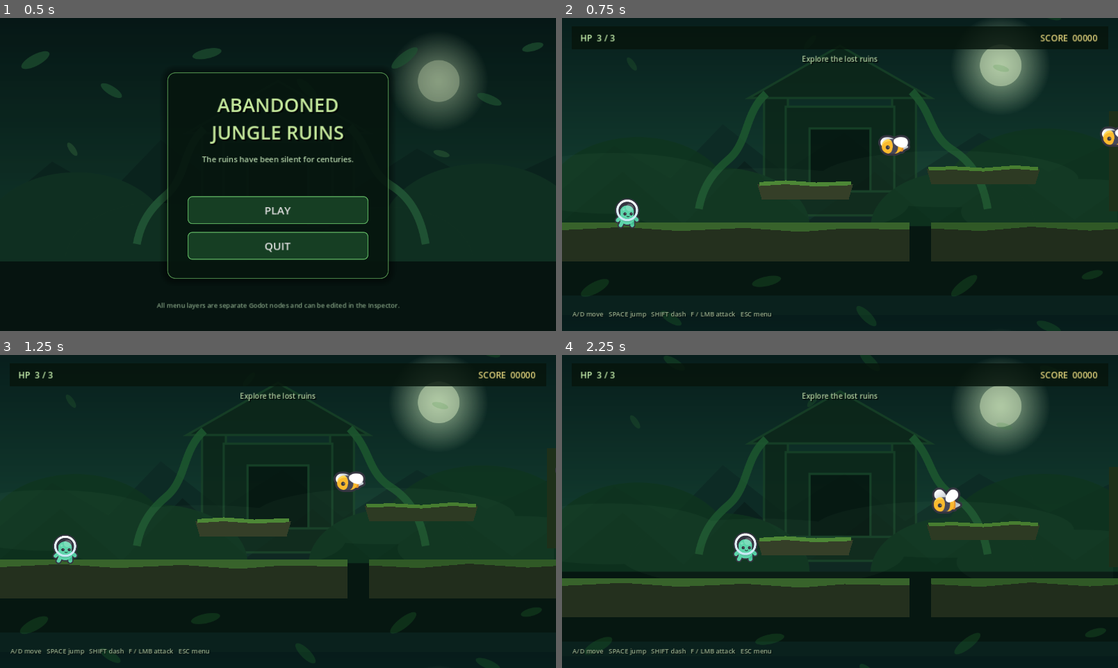
Above: before the commit, frames 1-4 (two rows, left to right).
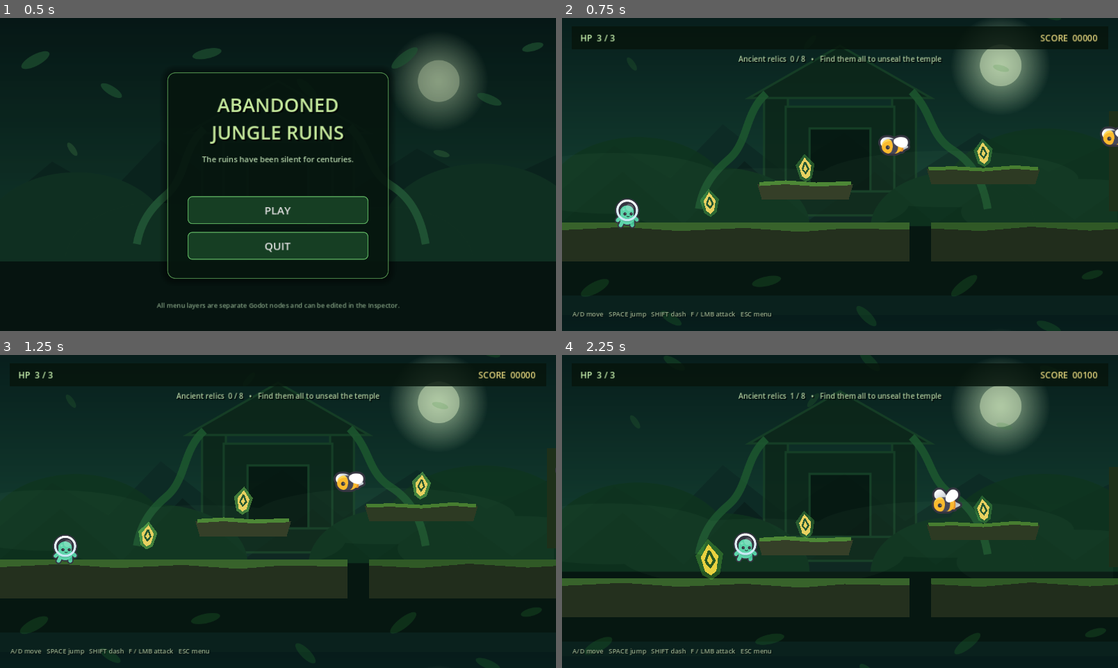
Above: after the commit, the same moments.

Repository: PlanBan/PlanBan
Game: Godot game, scene res://scenes/menu/MainMenu.tscn
Two runs of this game, one before a commit and one after it. Both use one fixed random seed, a clock stepped at 60 frames per second and the inputs below.
Inputs:
- Up to frame 1 (0.5 s): no input
- Up to frame 2 (0.75 s): click "PLAY" at 0.5 s
- Up to frame 3 (1.25 s): no input
- Up to frame 4 (2.25 s): hold D (move_right) from 1.28 s (still down); tap F (attack) at 1.35 s; tap Space (jump) at 1.52 s; tap Shift (dash) at 2.1 s

Frame 1 is identical in both runs. In frame 2, 1.1% of the frame differs, in the area x 24-78%, y 12-64%; in frame 3, 1.1%; in frame 4, 1.3%, in the area x 24-95%, y 5-72%.
Error before the commit: Invalid access to property or key 'entered' on a base object of type 'null instance'. (res://scripts/jungle_level.gd:36)

Commit message:
Place relic objective and temple exit in jungle level

Diff:
--- a/AbandonedJungleGame/game/scenes/levels/JungleLevel.tscn
+++ b/AbandonedJungleGame/game/scenes/levels/JungleLevel.tscn
@@ -1,5 +1,4 @@
-[gd_scene load_steps=17 format=3]
-
+[gd_scene load_steps=19 format=3]
 [ext_resource type="Script" path="res://scripts/jungle_level.gd" id="1_level"]
 [ext_resource type="PackedScene" path="res://scenes/player/Player.tscn" id="2_player"]
 [ext_resource type="PackedScene" path="res://scenes/enemies/BeeEnemy.tscn" id="3_bee"]
@@ -7,7 +6,8 @@
 [ext_resource type="Texture2D" path="res://assets/environment/menu_ruins_mid.svg" id="5_ruins"]
 [ext_resource type="Texture2D" path="res://assets/environment/menu_mist.svg" id="6_mist"]
 [ext_resource type="Texture2D" path="res://assets/environment/menu_leaves.svg" id="7_leaves"]
-
+[ext_resource type="PackedScene" path="res://scenes/props/Relic.tscn" id="8_relic"]
+[ext_resource type="PackedScene" path="res://scenes/props/ExitTemple.tscn" id="9_exit"]
 [sub_resource type="RectangleShape2D" id="Ground800"]
 size = Vector2(800, 90)
 [sub_resource type="RectangleShape2D" id="Ground650"]
@@ -26,61 +26,46 @@
 size = Vector2(300, 34)
 [sub_resource type="RectangleShape2D" id="PillarShape"]
 size = Vector2(76, 150)
-
 [node name="JungleLevel" type="Node2D"]
 script = ExtResource("1_level")
-
 [node name="WorldBackground" type="Node2D" parent="."]
 z_index = -20
-
 [node name="Far" type="Parallax2D" parent="WorldBackground"]
 repeat_size = Vector2(1280, 720)
 scroll_scale = Vector2(0.2, 0.2)
-
 [node name="Image" type="Sprite2D" parent="WorldBackground/Far"]
 texture = ExtResource("4_far")
 position = Vector2(640, 360)
-
 [node name="Ruins" type="Parallax2D" parent="WorldBackground"]
 repeat_size = Vector2(1280, 720)
 scroll_scale = Vector2(0.45, 0.45)
-
 [node name="Image" type="Sprite2D" parent="WorldBackground/Ruins"]
 texture = ExtResource("5_ruins")
 position = Vector2(640, 360)
 modulate = Color(0.75, 0.88, 0.72, 0.8)
-
 [node name="Mist" type="Parallax2D" parent="WorldBackground"]
 repeat_size = Vector2(1280, 720)
 scroll_scale = Vector2(0.72, 0.72)
 autoscroll = Vector2(-7, 0)
-
 [node name="Image" type="Sprite2D" parent="WorldBackground/Mist"]
 texture = ExtResource("6_mist")
 position = Vector2(640, 360)
 modulate = Color(0.72, 0.9, 0.76, 0.48)
-
 [node name="TempleSilhouettes" type="Node2D" parent="."]
 z_index = -4
-
 [node name="BrokenTemple" type="Polygon2D" parent="TempleSilhouettes"]
 polygon = PackedVector2Array(1260, 625, 1260, 395, 1320, 395, 1320, 330, 1385, 330, 1385, 395, 1450, 395, 1450, 625)
 color = Color(0.12, 0.19, 0.105, 1)
-
 [node name="ArchLeft" type="Polygon2D" parent="TempleSilhouettes"]
 polygon = PackedVector2Array(2130, 625, 2130, 420, 2205, 370, 2280, 420, 2280, 625, 2240, 625, 2240, 445, 2205, 420, 2170, 445, 2170, 625)
 color = Color(0.105, 0.17, 0.09, 1)
-
 [node name="DeepPillarA" type="Polygon2D" parent="TempleSilhouettes"]
 polygon = PackedVector2Array(2860, 625, 2860, 335, 2940, 335, 2940, 625)
 color = Color(0.09, 0.15, 0.08, 1)
-
 [node name="DeepPillarB" type="Polygon2D" parent="TempleSilhouettes"]
 polygon = PackedVector2Array(3020, 625, 3020, 410, 3100, 410, 3100, 625)
 color = Color(0.09, 0.15, 0.08, 1)
-
 [node name="Terrain" type="Node2D" parent="."]
-
 [node name="Ground01" type="StaticBody2D" parent="Terrain"]
 position = Vector2(400, 695)
 [node name="CollisionShape2D" type="CollisionShape2D" parent="Terrain/Ground01"]
@@ -91,7 +76,6 @@
 [node name="Moss" type="Polygon2D" parent="Terrain/Ground01"]
 polygon = PackedVector2Array(-400, -45, 400, -45, 400, -28, 250, -31, 150, -23, 20, -32, -130, -25, -260, -34, -400, -27)
 color = Color(0.22, 0.39, 0.17, 1)
-
 [node name="Ground02" type="StaticBody2D" parent="Terrain"]
 position = Vector2(1175, 695)
 [node name="CollisionShape2D" type="CollisionShape2D" parent="Terrain/Ground02"]
@@ -102,7 +86,6 @@
 [node name="Moss" type="Polygon2D" parent="Terrain/Ground02"]
 polygon = PackedVector2Array(-325, -45, 325, -45, 325, -28, 160, -33, 40, -26, -95, -35, -210, -25, -325, -31)
 color = Color(0.19, 0.35, 0.15, 1)
-
 [node name="Ground03" type="StaticBody2D" parent="Terrain"]
 position = Vector2(1800, 695)
 [node name="CollisionShape2D" type="CollisionShape2D" parent="Terrain/Ground03"]
@@ -113,7 +96,6 @@
 [node name="Moss" type="Polygon2D" parent="Terrain/Ground03"]
 polygon = PackedVector2Array(-250, -45, 250, -45, 250, -28, 115, -33, 0, -24, -125, -35, -250, -28)
 color = Color(0.24, 0.41, 0.18, 1)
-
 [node name="Ground04" type="StaticBody2D" parent="Terrain"]
 position = Vector2(2375, 695)
 [node name="CollisionShape2D" type="CollisionShape2D" parent="Terrain/Ground04"]
@@ -124,7 +106,6 @@
 [node name="Moss" type="Polygon2D" parent="Terrain/Ground04"]
 polygon = PackedVector2Array(-275, -45, 275, -45, 275, -30, 135, -35, -5, -26, -140, -34, -275, -28)
 color = Color(0.18, 0.34, 0.14, 1)
-
 [node name="Ground05" type="StaticBody2D" parent="Terrain"]
 position = Vector2(3125, 695)
 [node name="CollisionShape2D" type="CollisionShape2D" parent="Terrain/Ground05"]
@@ -135,7 +116,6 @@
 [node name="Moss" type="Polygon2D" parent="Terrain/Ground05"]
 polygon = PackedVector2Array(-475, -45, 475, -45, 475, -27, 300, -33, 120, -24, -40, -35, -210, -25, -350, -34, -475, -27)
 color = Color(0.21, 0.38, 0.16, 1)
-
 [node name="PlatformA" type="StaticBody2D" parent="Terrain"]
 position = Vector2(560, 580)
 [node name="CollisionShape2D" type="CollisionShape2D" parent="Terrain/PlatformA"]
@@ -147,7 +127,6 @@
 points = PackedVector2Array(-106, -18, -45, -22, 25, -17, 105, -20)
 width = 9.0
 default_color = Color(0.3, 0.53, 0.21, 1)
-
 [node name="PlatformB" type="StaticBody2D" parent="Terrain"]
 position = Vector2(970, 545)
 [node name="CollisionShape2D" type="CollisionShape2D" parent="Terrain/PlatformB"]
@@ -159,7 +138,6 @@
 points = PackedVector2Array(-126, -18, -70, -20, 0, -16, 72, -22, 126, -18)
 width = 8.0
 default_color = Color(0.28, 0.49, 0.19, 1)
-
 [node name="PlatformC" type="StaticBody2D" parent="Terrain"]
 position = Vector2(1400, 575)
 [node name="CollisionShape2D" type="CollisionShape2D" parent="Terrain/PlatformC"]
@@ -171,7 +149,6 @@
 points = PackedVector2Array(-106, -18, -30, -21, 35, -16, 106, -20)
 width = 9.0
 default_color = Color(0.27, 0.48, 0.19, 1)
-
 [node name="PlatformD" type="StaticBody2D" parent="Terrain"]
 position = Vector2(1780, 535)
 [node name="CollisionShape2D" type="CollisionShape2D" parent="Terrain/PlatformD"]
@@ -183,7 +160,6 @@
 points = PackedVector2Array(-145, -18, -80, -22, -5, -16, 72, -21, 145, -18)
 width = 8.0
 default_color = Color(0.3, 0.5, 0.2, 1)
-
 [node name="PlatformE" type="StaticBody2D" parent="Terrain"]
 position = Vector2(2240, 575)
 [node name="CollisionShape2D" type="CollisionShape2D" parent="Terrain/PlatformE"]
@@ -195,7 +171,6 @@
 points = PackedVector2Array(-126, -18, -55, -21, 20, -16, 126, -20)
 width = 9.0
 default_color = Color(0.27, 0.49, 0.18, 1)
-
 [node name="PlatformF" type="StaticBody2D" parent="Terrain"]
 position = Vector2(2680, 535)
 [node name="CollisionShape2D" type="CollisionShape2D" parent="Terrain/PlatformF"]
@@ -207,7 +182,6 @@
 points = PackedVector2Array(-126, -18, -60, -22, 5, -16, 82, -22, 126, -18)
 width = 8.0
 default_color = Color(0.28, 0.5, 0.19, 1)
-
 [node name="PlatformG" type="StaticBody2D" parent="Terrain"]
 position = Vector2(3130, 570)
 [node name="CollisionShape2D" type="CollisionShape2D" parent="Terrain/PlatformG"]
@@ -219,7 +193,6 @@
 points = PackedVector2Array(-145, -18, -70, -22, 10, -16, 90, -21, 145, -18)
 width = 9.0
 default_color = Color(0.29, 0.51, 0.2, 1)
-
 [node name="Pillar01" type="StaticBody2D" parent="Terrain"]
 position = Vector2(1510, 575)
 [node name="CollisionShape2D" type="CollisionShape2D" parent="Terrain/Pillar01"]
@@ -235,7 +208,6 @@
 points = PackedVector2Array(30, -70, 24, -22, 35, 18, 26, 62)
 width = 6.0
 default_color = Color(0.18, 0.42, 0.16, 1)
-
 [node name="Pillar02" type="StaticBody2D" parent="Terrain"]
 position = Vector2(2890, 575)
 [node name="CollisionShape2D" type="CollisionShape2D" parent="Terrain/Pillar02"]
@@ -247,58 +219,66 @@
 points = PackedVector2Array(-30, -70, -25, -35, -34, 0, -20, 55)
 width = 7.0
 default_color = Color(0.17, 0.4, 0.15, 1)
-
 [node name="Actors" type="Node2D" parent="."]
-
 [node name="Player" parent="Actors" instance=ExtResource("2_player")]
 position = Vector2(150, 645)
 respawn_position = Vector2(150, 645)
-
 [node name="Bee01" parent="Actors" instance=ExtResource("3_bee")]
 position = Vector2(760, 475)
 patrol_half_width = 180.0
-
 [node name="Bee02" parent="Actors" instance=ExtResource("3_bee")]
 position = Vector2(1270, 455)
 patrol_half_width = 210.0
 chase_speed = 150.0
-
 [node name="Bee03" parent="Actors" instance=ExtResource("3_bee")]
 position = Vector2(1940, 445)
 patrol_half_width = 190.0
-
 [node name="Bee04" parent="Actors" instance=ExtResource("3_bee")]
 position = Vector2(2520, 450)
 patrol_half_width = 240.0
 chase_speed = 155.0
-
 [node name="Bee05" parent="Actors" instance=ExtResource("3_bee")]
 position = Vector2(3260, 430)
 patrol_half_width = 210.0
 max_hp = 3
 score_value = 250
-
+[node name="ObjectiveItems" type="Node2D" parent="."]
+[node name="Relic01" parent="ObjectiveItems" instance=ExtResource("8_relic")]
+position = Vector2(340, 600)
+[node name="Relic02" parent="ObjectiveItems" instance=ExtResource("8_relic")]
+position = Vector2(560, 520)
+[node name="Relic03" parent="ObjectiveItems" instance=ExtResource("8_relic")]
+position = Vector2(970, 485)
+[node name="Relic04" parent="ObjectiveItems" instance=ExtResource("8_relic")]
+position = Vector2(1400, 515)
+[node name="Relic05" parent="ObjectiveItems" instance=ExtResource("8_relic")]
+position = Vector2(1780, 475)
+[node name="Relic06" parent="ObjectiveItems" instance=ExtResource("8_relic")]
+position = Vector2(2240, 515)
+[node name="Relic07" parent="ObjectiveItems" instance=ExtResource("8_relic")]
+position = Vector2(2680, 475)
+[node name="Relic08" parent="ObjectiveItems" instance=ExtResource("8_relic")]
+position = Vector2(3130, 510)
+score_value = 150
+[node name="ExitTemple" parent="ObjectiveItems" instance=ExtResource("9_exit")]
+position = Vector2(3470, 650)
 [node name="ForegroundLeaves" type="Parallax2D" parent="."]
 z_index = 20
 repeat_size = Vector2(1280, 720)
 scroll_scale = Vector2(1.08, 1.08)
 autoscroll = Vector2(5, 1)
-
 [node name="Image" type="Sprite2D" parent="ForegroundLeaves"]
 texture = ExtResource("7_leaves")
 position = Vector2(640, 360)
 modulate = Color(0.74, 0.92, 0.67, 0.52)
-
 [node name="HUD" type="CanvasLayer" parent="."]
 layer = 50
-
 [node name="TopBar" type="ColorRect" parent="HUD"]
 offset_left = 22.0
 offset_top = 20.0
 offset_right = 1258.0
 offset_bottom = 72.0
 color = Color(0.025, 0.08, 0.045, 0.82)
-
 [node name="HP" type="Label" parent="HUD/TopBar"]
 offset_left = 20.0
 offset_top = 12.0
@@ -307,7 +287,6 @@
 theme_override_colors/font_color = Color(0.78, 0.94, 0.68, 1)
 theme_override_font_sizes/font_size = 20
 text = "HP  3 / 3"
-
 [node name="Score" type="Label" parent="HUD/TopBar"]
 offset_left = 970.0
 offset_top = 12.0
@@ -317,7 +296,6 @@
 theme_override_font_sizes/font_size = 20
 text = "SCORE  00000"
 horizontal_alignment = 2
-
 [node name="Objective" type="Label" parent="HUD"]
 offset_left = 250.0
 offset_top = 82.0
@@ -330,7 +308,6 @@
 theme_override_font_sizes/font_size = 17
 text = "Explore the lost ruins"
 horizontal_alignment = 1
-
 [node name="Controls" type="Label" parent="HUD"]
 offset_left = 24.0
 offset_top = 670.0
@@ -340,7 +317,6 @@
 theme_override_colors/font_shadow_color = Color(0, 0, 0, 0.8)
 theme_override_font_sizes/font_size = 15
 text = "A/D move   SPACE jump   SHIFT dash   F / LMB attack   ESC menu"
-
 [node name="GameOver" type="Control" parent="HUD"]
 visible = false
 layout_mode = 3
@@ -349,7 +325,6 @@
 anchor_bottom = 1.0
 grow_horizontal = 2
 grow_vertical = 2
-
 [node name="Dark" type="ColorRect" parent="HUD/GameOver"]
 layout_mode = 1
 anchors_preset = 15
@@ -358,7 +333,6 @@
 grow_horizontal = 2
 grow_vertical = 2
 color = Color(0.01, 0.02, 0.012, 0.78)
-
 [node name="Title" type="Label" parent="HUD/GameOver"]
 offset_left = 390.0
 offset_top = 225.0
@@ -368,7 +342,6 @@
 theme_override_font_sizes/font_size = 42
 text = "LOST TO THE JUNGLE"
 horizontal_alignment = 1
-
 [node name="Restart" type="Button" parent="HUD/GameOver"]
 offset_left = 465.0
 offset_top = 330.0
@@ -376,7 +349,6 @@
 offset_bottom = 390.0
 theme_override_font_sizes/font_size = 21
 text = "RESTART"
-
 [node name="Menu" type="Button" parent="HUD/GameOver"]
 offset_left = 465.0
 offset_top = 410.0
@@ -384,6 +356,55 @@
 offset_bottom = 470.0
 theme_override_font_sizes/font_size = 21
 text = "MAIN MENU"
-
+[node name="Win" type="Control" parent="HUD"]
+visible = false
+layout_mode = 3
+anchors_preset = 15
+anchor_right = 1.0
+anchor_bottom = 1.0
+grow_horizontal = 2
+grow_vertical = 2
+[node name="Dark" type="ColorRect" parent="HUD/Win"]
+layout_mode = 1
+anchors_preset = 15
+anchor_right = 1.0
+anchor_bottom = 1.0
+grow_horizontal = 2
+grow_vertical = 2
+color = Color(0.01, 0.035, 0.018, 0.8)
+[node name="Title" type="Label" parent="HUD/Win"]
+offset_left = 330.0
+offset_top = 205.0
+offset_right = 950.0
+offset_bottom = 275.0
+theme_override_colors/font_color = Color(0.8, 0.96, 0.61, 1)
+theme_override_font_sizes/font_size = 44
+text = "THE RUINS AWAKEN"
+horizontal_alignment = 1
+[node name="Text" type="Label" parent="HUD/Win"]
+offset_left = 330.0
+offset_top = 285.0
+offset_right = 950.0
+offset_bottom = 330.0
+theme_override_colors/font_color = Color(0.73, 0.86, 0.67, 1)
+theme_override_font_sizes/font_size = 19
+text = "You recovered the lost relics and opened the ancient gate."
+horizontal_alignment = 1
+[node name="Restart" type="Button" parent="HUD/Win"]
+offset_left = 465.0
+offset_top = 365.0
+offset_right = 815.0
+offset_bottom = 425.0
+theme_override_font_sizes/font_size = 21
+text = "PLAY AGAIN"
+[node name="Menu" type="Button" parent="HUD/Win"]
+offset_left = 465.0
+offset_top = 445.0
+offset_right = 815.0
+offset_bottom = 505.0
+theme_override_font_sizes/font_size = 21
+text = "MAIN MENU"
 [connection signal="pressed" from="HUD/GameOver/Restart" to="." method="_on_restart_pressed"]
 [connection signal="pressed" from="HUD/GameOver/Menu" to="." method="_on_menu_pressed"]
+[connection signal="pressed" from="HUD/Win/Restart" to="." method="_on_restart_pressed"]
+[connection signal="pressed" from="HUD/Win/Menu" to="." method="_on_menu_pressed"]
